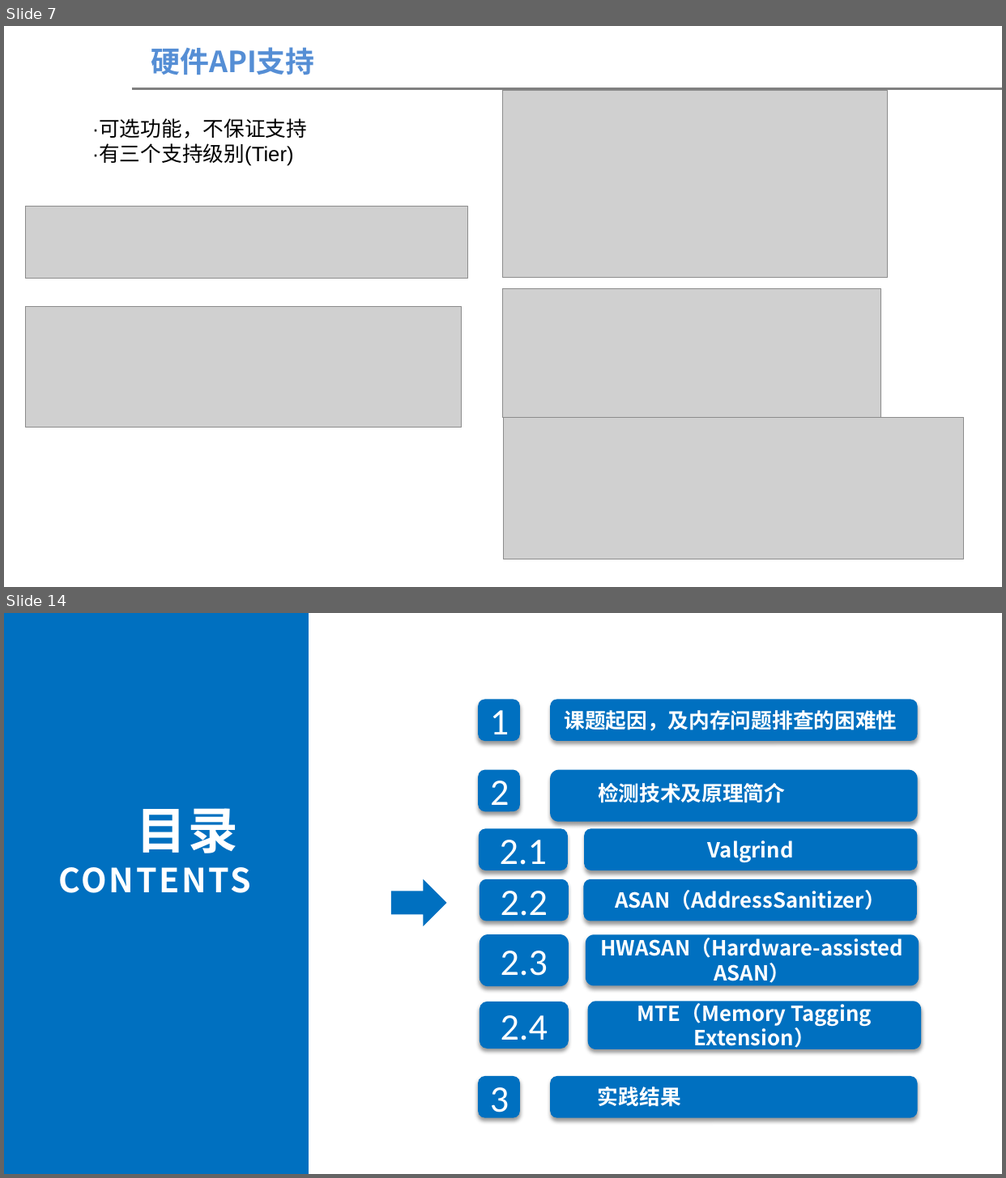
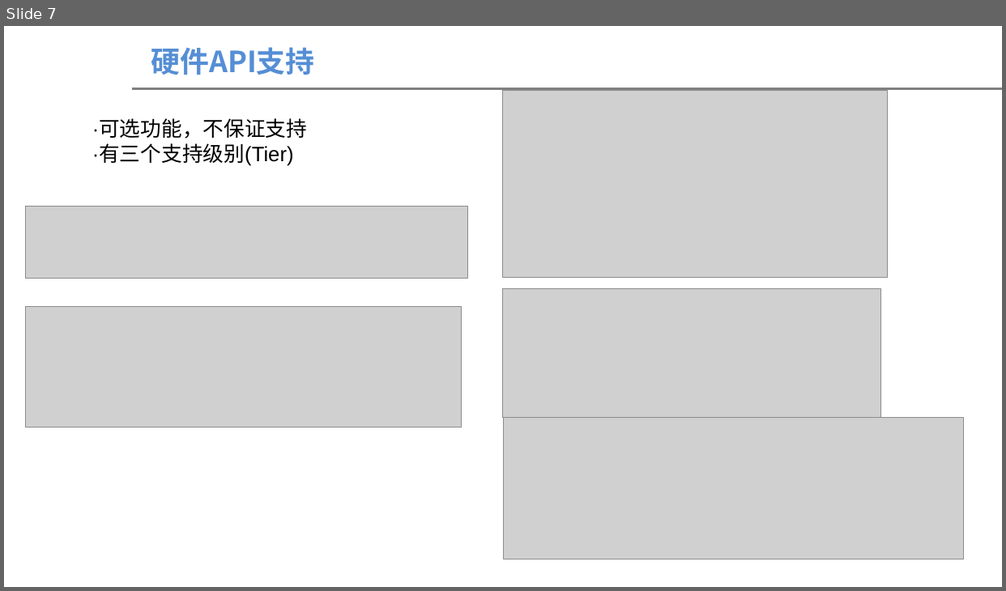
Before and after one commit to theyellowstar/202502Share, a slide deck: 保守光栅化介绍.pptx. Shown one above the other, each under a label of ours: slides 7 and 14 before the commit, slide 7 after it; the slides between them are not shown. The pictures are 1006x1178 and 1006x591 pixels, drawn with LibreOffice and Linux fonts; fonts in the diff are those of the drawing; grey boxes stand for pictures; background and template pictures are left out. Boxes give left, top, right and bottom in pixels: in the first picture for what was removed or moved away, otherwise in the second. Text is boxed around its words. In the diff, an @@ line names an element or a change of style, - is before the commit and + after.

```diff
--- a/保守光栅化介绍.pptx
+++ b/保守光栅化介绍.pptx
@@ slide 14 removed at (x1=4, y1=613, x2=1002, y2=1174), background #FFFFFF @@
@@ rectangle removed at (x1=4, y1=613, x2=309, y2=1174) @@
@@ rounded rectangle removed at (x1=479, y1=699, x2=520, y2=741) @@
-1
@@ rounded rectangle removed at (x1=550, y1=699, x2=918, y2=741) @@
@@ text removed at (x1=564, y1=710, x2=897, y2=731) @@
-课题起因，及内存问题排查的困难性
@@ text removed at (x1=59, y1=808, x2=251, y2=893) @@
-目录
-CONTENTS
@@ down arrow removed at (x1=391, y1=879, x2=446, y2=926) @@
@@ group removed at (x1=479, y1=770, x2=920, y2=1050): 10 rounded rectangles, 3 texts @@
-2
-检测技术及原理简介
-2.1
-Valgrind
-原子操作和线程同步
-ASAN（AddressSanitizer）
-2.2
-HWASAN（Hardware-assisted ASAN）
-2.3
-原子操作和线程同步
-MTE（Memory Tagging Extension）
-2.4
@@ rounded rectangle removed at (x1=479, y1=1076, x2=520, y2=1118) @@
-3
@@ rounded rectangle removed at (x1=550, y1=1076, x2=918, y2=1118) @@
@@ text removed at (x1=598, y1=1087, x2=681, y2=1107) @@
-实践结果
```
Also in this commit, not shown: 4 slides changed, 7 slides added, 19 other slides removed, 1 other file.
